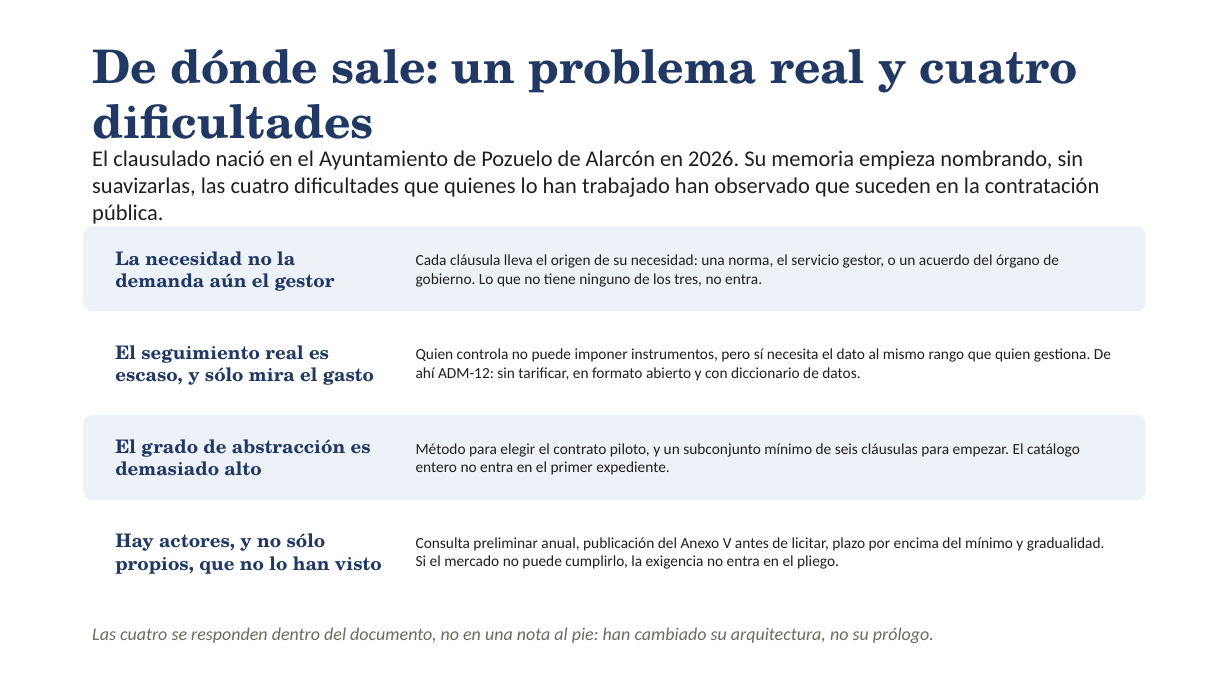
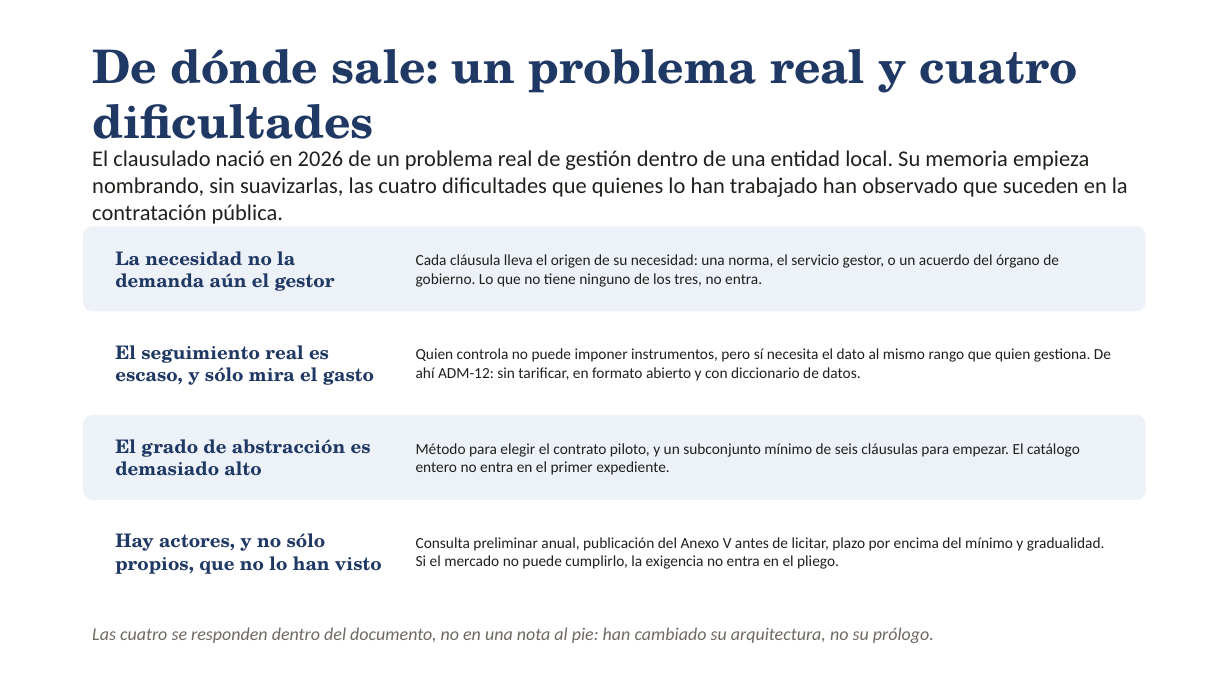
Before and after one commit to migueldadd4u/ai-clauses, a slide deck: slide 9 of docs/descargas/presentacion-ai-clauses.pptx. Drawn at 1232x693 pixels with LibreOffice and Linux fonts; fonts in the diff are those of the drawing. Boxes give left, top, right and bottom in pixels: in the first picture for what was removed or moved away, otherwise in the second. Text is boxed around its words. In the diff, an @@ line names an element or a change of style, - is before the commit and + after.

```diff
--- a/docs/descargas/presentacion-ai-clauses.pptx
+++ b/docs/descargas/presentacion-ai-clauses.pptx
@@ text at <box>92,150,1128,224</box>: text changed @@
-El clausulado nació en el Ayuntamiento de Pozuelo de Alarcón en 2026. Su memoria empieza nombrando, sin suavizarlas, las cuatro dificultades que quienes lo han trabajado han observado que suceden en la contratación pública.
+El clausulado nació en 2026 de un problema real de gestión dentro de una entidad local. Su memoria empieza nombrando, sin suavizarlas, las cuatro dificultades que quienes lo han trabajado han observado que suceden en la contratación pública.
```
Also in this commit, not shown: 2 other slides changed, 32 other files.
